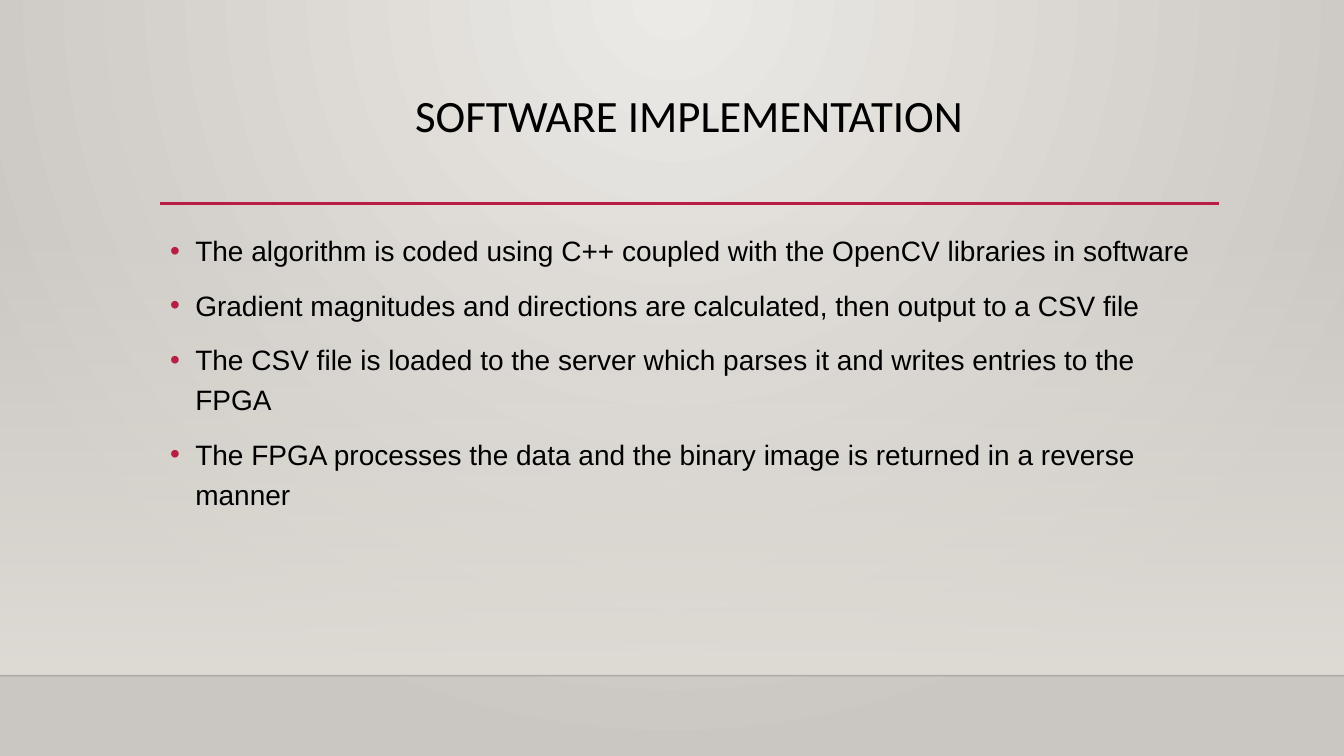
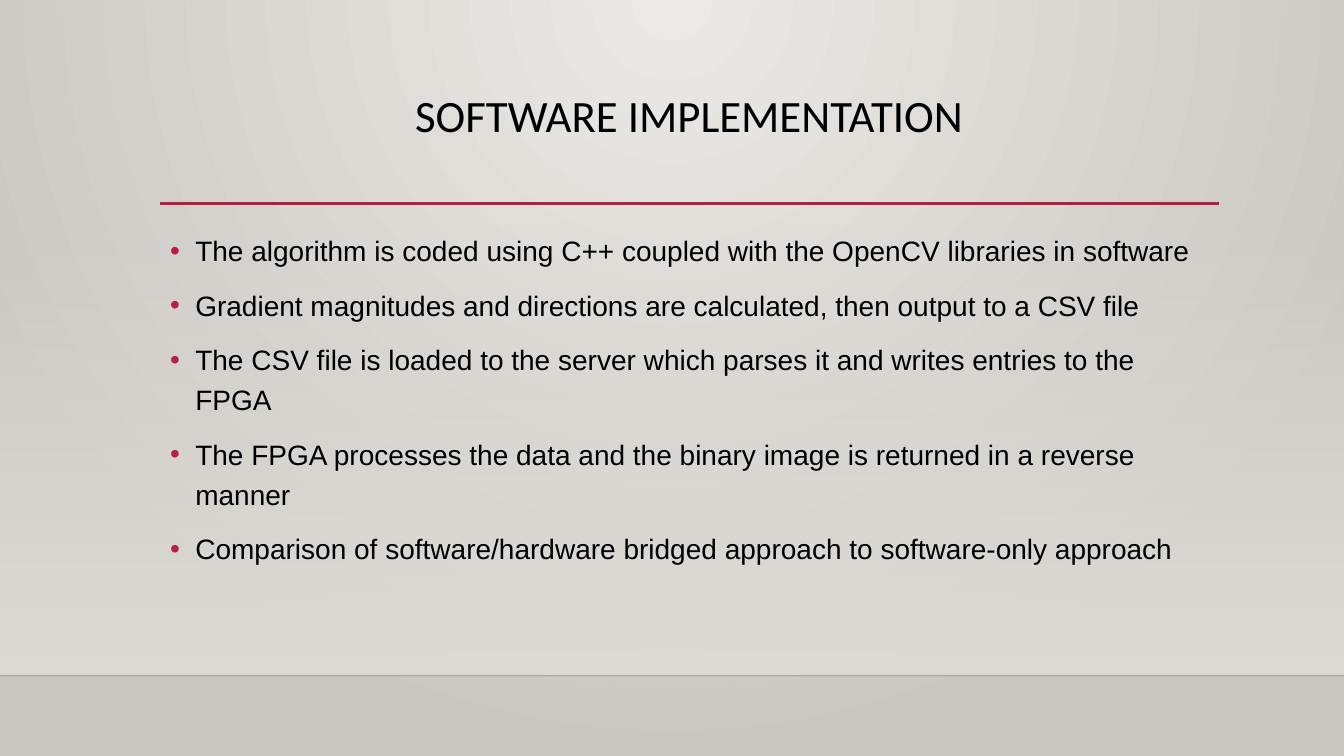
Before and after one commit to Maximus32/Reconfig-Canny, a slide deck: slide 7 of Deliverables/Canny edge detection – fpga speedup.pptx. Drawn at 1344x756 pixels with LibreOffice and Linux fonts; fonts in the diff are those of the drawing; background and template pictures are left out. Boxes give left, top, right and bottom in pixels: in the first picture for what was removed or moved away, otherwise in the second. Text is boxed around its words. In the diff, an @@ line names an element or a change of style, - is before the commit and + after.

```diff
--- a/Deliverables/Canny edge detection – fpga speedup.pptx
+++ b/Deliverables/Canny edge detection – fpga speedup.pptx
@@ text at (195,538,1172,565): paragraph added @@
+• Comparison of software/hardware bridged approach to software-only approach
```
Also in this commit, not shown: 5 other slides changed, 5 slides added, 6 slides removed.
